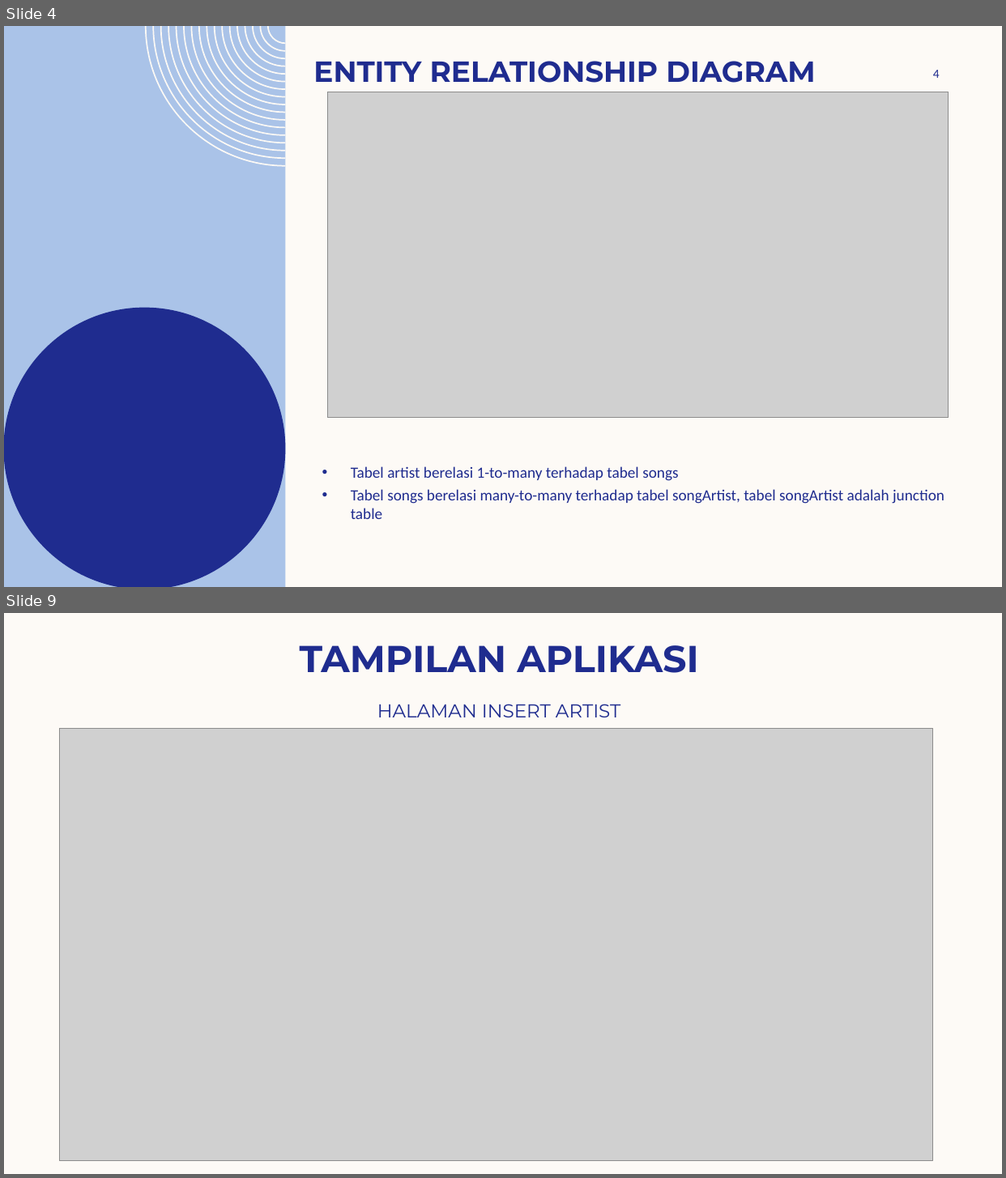
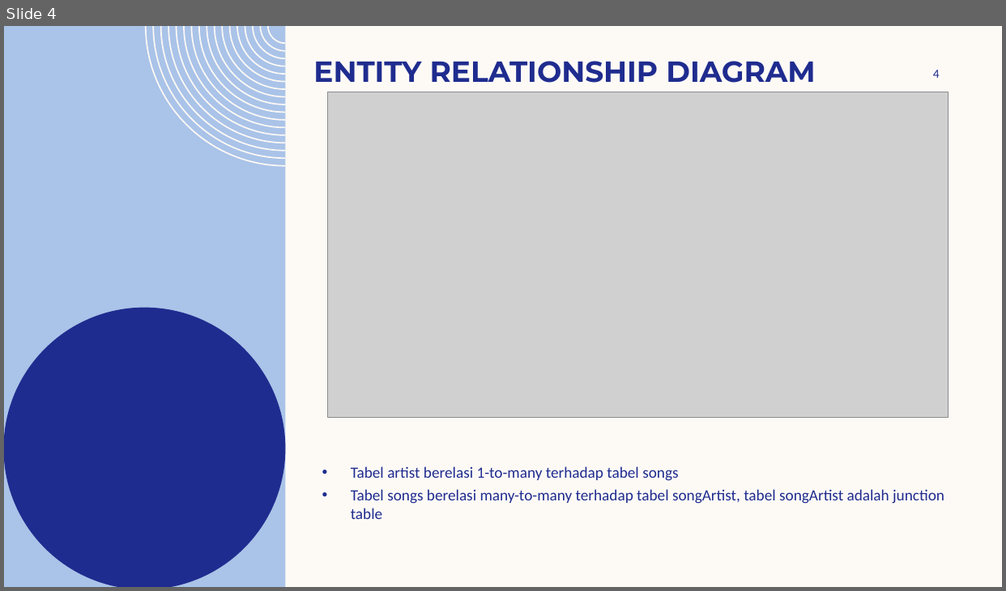
Before and after one commit to rianjanuarian/music-apps, a slide deck: BE-[Songs Apps]-[Mohammad Rizki Yanuarianto].pptx. Shown one above the other, each under a label of ours: slides 4 and 9 before the commit, slide 4 after it; the slides between them are not shown. The pictures are 1006x1178 and 1006x591 pixels, drawn with LibreOffice and Linux fonts; fonts in the diff are those of the drawing; grey boxes stand for pictures; background and template pictures are left out. Boxes give left, top, right and bottom in pixels: in the first picture for what was removed or moved away, otherwise in the second. Text is boxed around its words. In the diff, an @@ line names an element or a change of style, - is before the commit and + after.

```diff
--- a/BE-[Songs Apps]-[Mohammad Rizki Yanuarianto].pptx
+++ b/BE-[Songs Apps]-[Mohammad Rizki Yanuarianto].pptx
@@ slide 9 removed at (4,613,1002,1174), background #FDFAF6 @@
@@ title removed at (300,645,699,673) @@
-TAMPILAN APLIKASI
@@ text removed at (377,704,620,717) @@
-HALAMAN INSERT ARTIST
@@ picture removed at (59,729,933,1161) @@
```
Also in this commit, not shown: 8 other slides removed.
